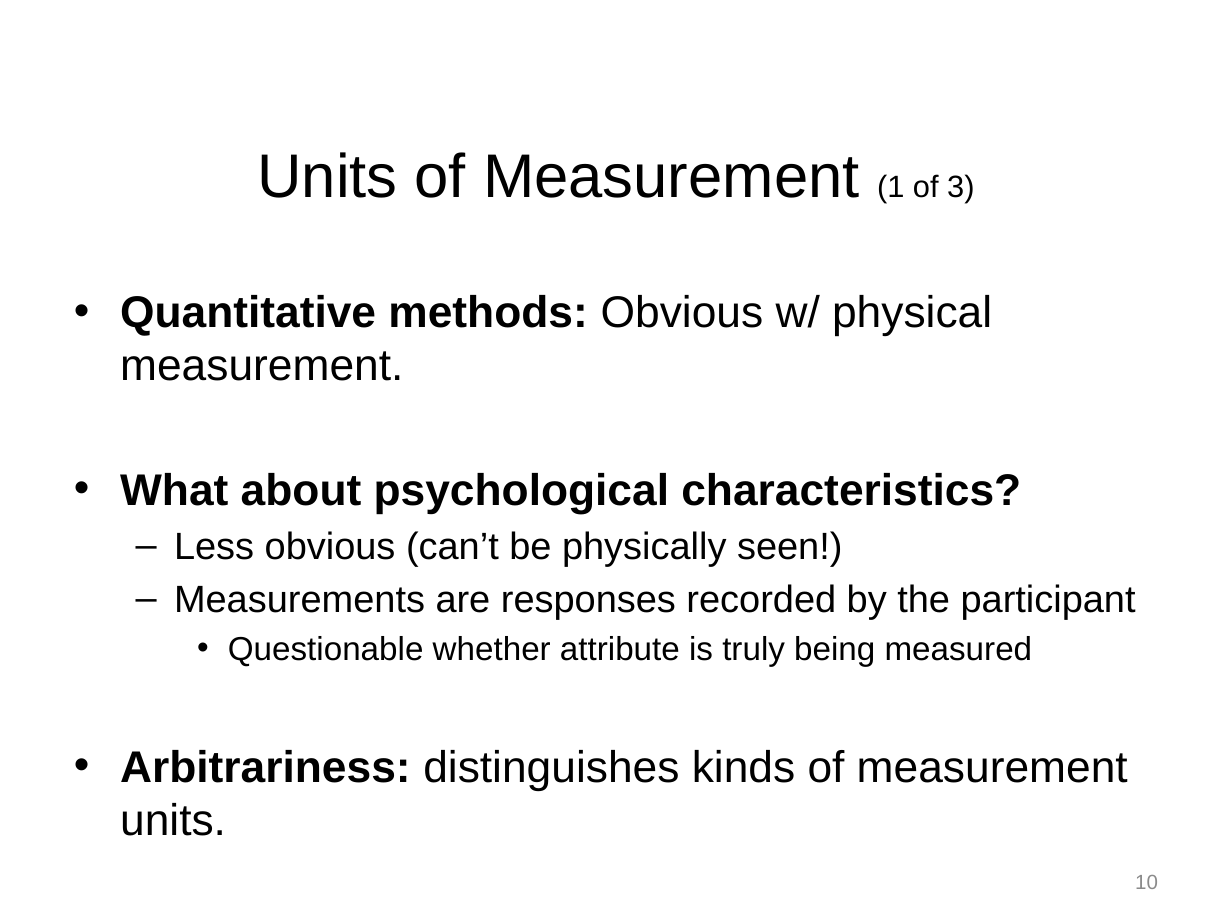
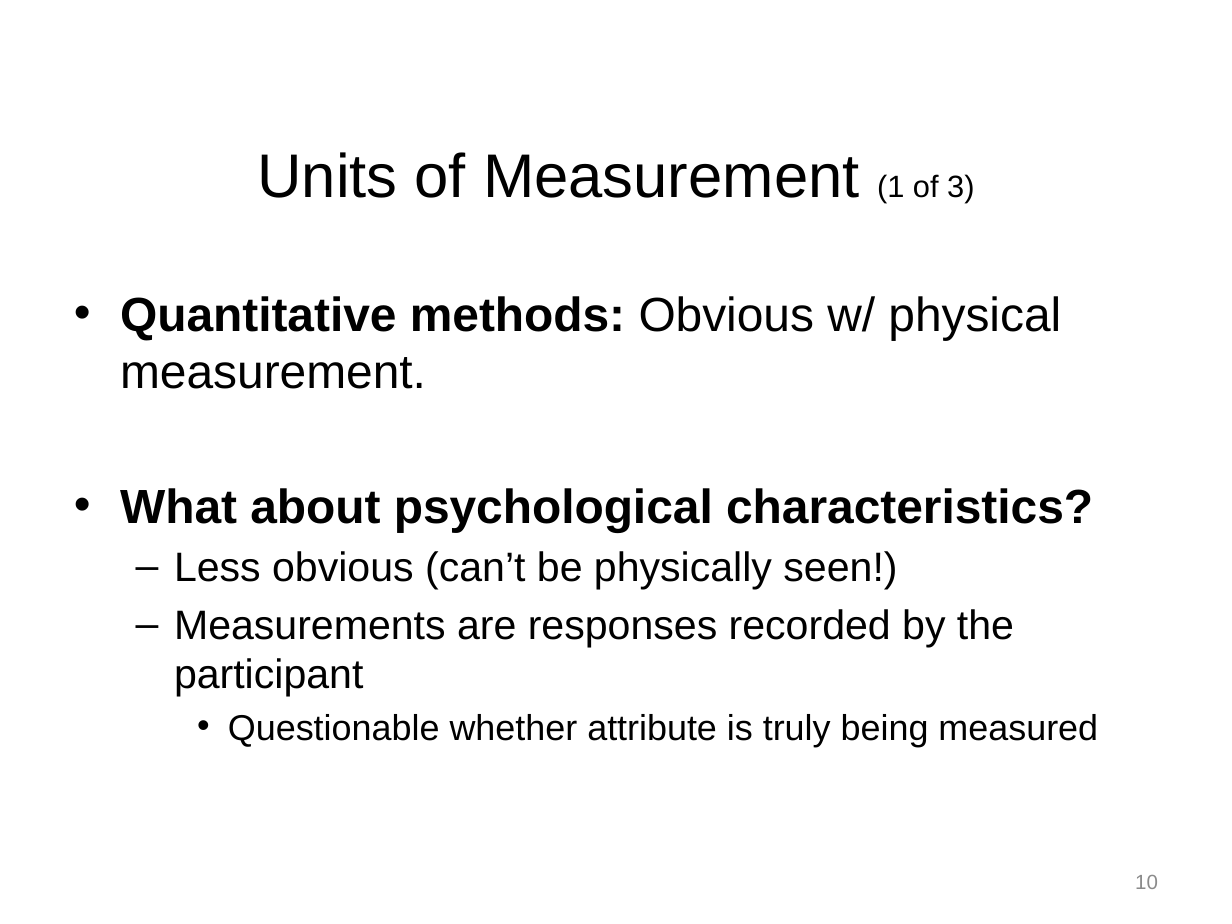
Before and after one commit to npm27/Teaching-Materials, a slide deck: slide 10 of Tests and Eval/Slides/2 Chapter 2.pptx. Drawn at 1232x924 pixels with LibreOffice and Linux fonts; fonts in the diff are those of the drawing. Boxes give left, top, right and bottom in pixels: in the first picture for what was removed or moved away, otherwise in the second. Text is boxed around its words. In the diff, an @@ line names an element or a change of style, - is before the commit and + after.

```diff
--- a/Tests and Eval/Slides/2 Chapter 2.pptx
+++ b/Tests and Eval/Slides/2 Chapter 2.pptx
@@ text "Quantitative methods: Obvious w/ physical ..." at box(120, 296, 1098, 746): size 25.9 to 28 pt in "Quantitative methods: Obvious w/ physical measurement.", "What about psychological characteristics?"; size 22.2 to 24 pt in "Less obvious (can’t be physically seen!)", "Measurements are responses recorded by the participant"; size 19.4 to 21 pt in "Questionable whether attribute is truly being measured" @@
@@ text at box(120, 750, 1128, 836): paragraph removed @@
-• Arbitrariness: distinguishes kinds of measurement units.
```
Also in this commit, not shown: 10 other slides changed, 1 other file.
